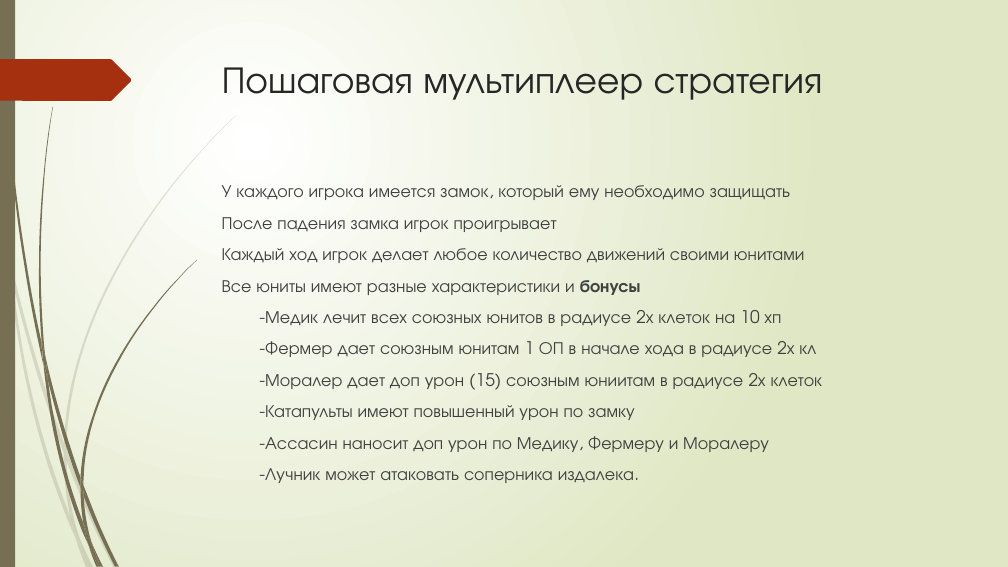
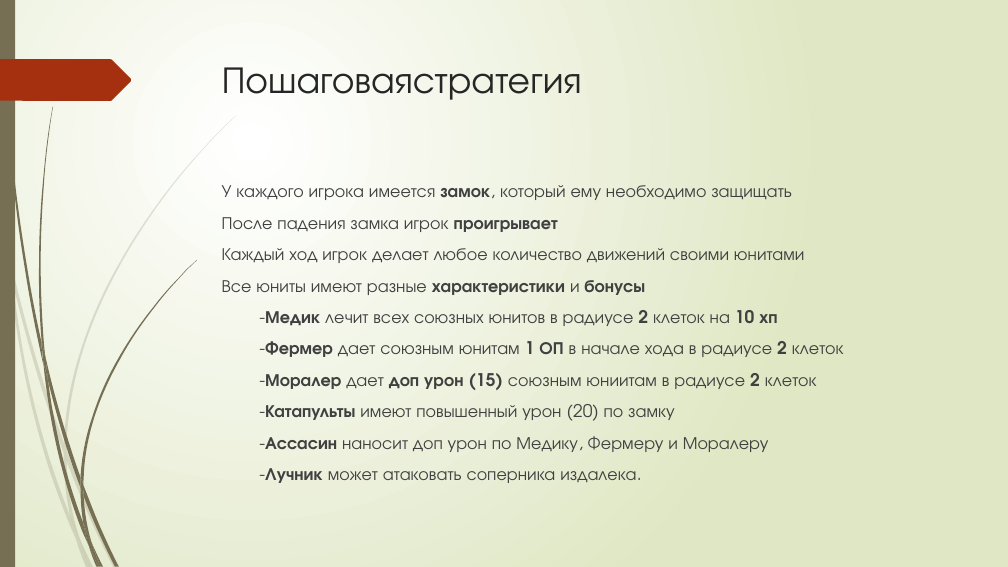
Before and after one commit to McChainiy/gamesupar, a slide deck: slide 2 of Battle of Medieval Journey.pptx. Drawn at 1008x567 pixels with LibreOffice and Linux fonts; fonts in the diff are those of the drawing. Boxes give left, top, right and bottom in pixels: in the first picture for what was removed or moved away, otherwise in the second. Text is boxed around its words. In the diff, an @@ line names an element or a change of style, - is before the commit and + after.

```diff
--- a/Battle of Medieval Journey.pptx
+++ b/Battle of Medieval Journey.pptx
@@ title at (222,67,582,100): text changed @@
-Пошаговая мультиплеер стратегия
+Пошаговаястратегия
@@ text at (222,185,792,483): bold on in "замок,", "проигрывает", "характеристики", "-Ассасин" and 1 more places @@
@@ text at (259,310,844,421): text changed @@
--Медик лечит всех союзных юнитов в радиусе 2х клеток на 10 хп
--Фермер дает союзным юнитам 1 ОП в начале хода в радиусе 2х кл
--Моралер дает доп урон (15) союзным юниитам в радиусе 2х клеток
--Катапульты имеют повышенный урон по замку
+-Медик лечит всех союзных юнитов в радиусе 2 клеток на 10 хп
+-Фермер дает союзным юнитам 1 ОП в начале хода в радиусе 2 клеток
+-Моралер дает доп урон (15) союзным юниитам в радиусе 2 клеток
+-Катапульты имеют повышенный урон (20) по замку
```
Also in this commit, not shown: 1 other file.
